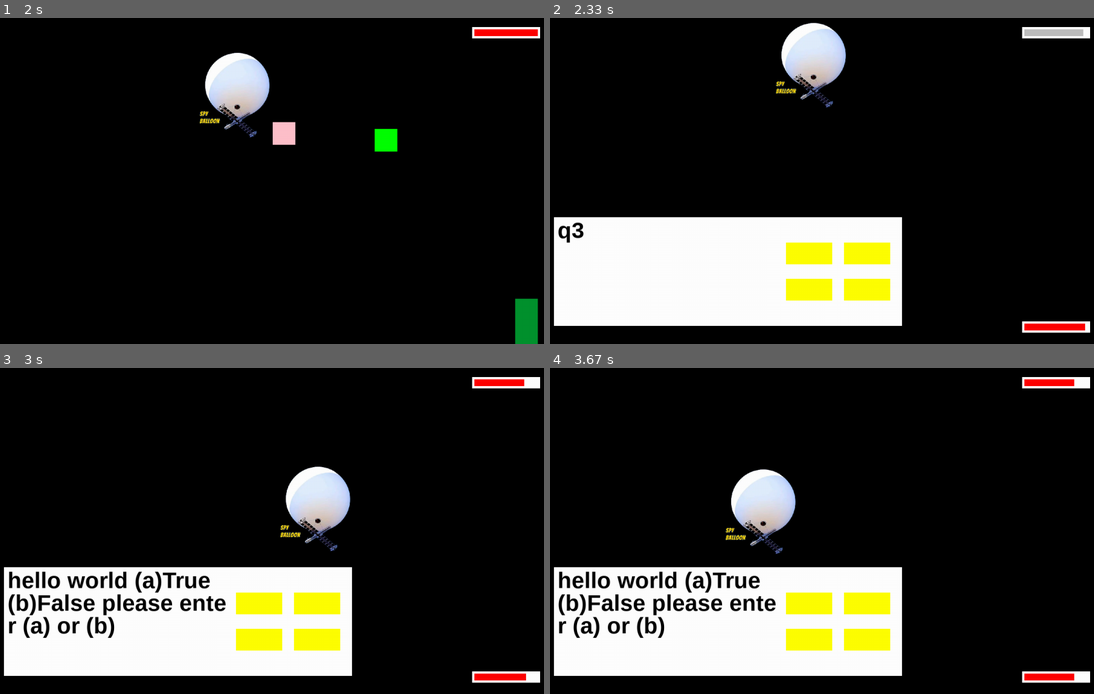
Above: before the commit, frames 1-4 (two rows, left to right).
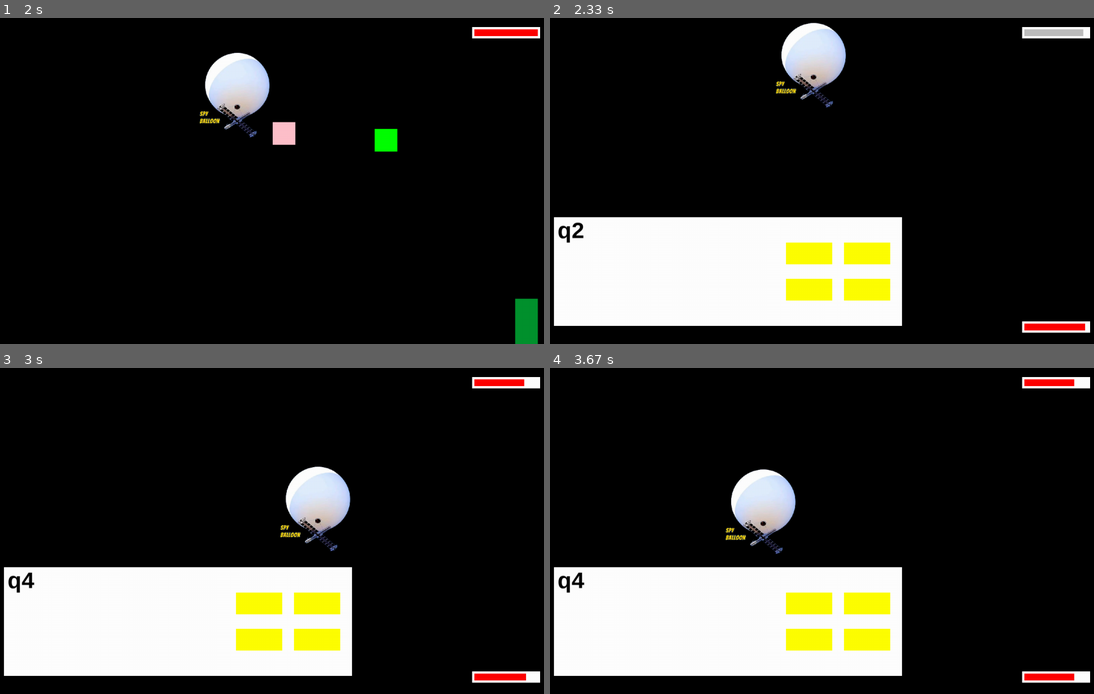
Above: after the commit, the same moments.

Repository: hsiang086/crc-static-exhibition
Game: pygame game, started from main/third_scene.py
Same seed, same stepped clock (60 frames per second), same inputs: the game is played once before the commit and once after it.
Inputs (mouse positions are in pixels of both pictures, inside the frame that each line leads up to):
- Up to frame 1 (2 s): click (261, 252) at 0.38 s; hold Right 0.67-1.13 s; move the mouse to (397, 226) at 0.7 s; hold Up 1.17-1.47 s; tap Space at 1.23, 1.57, 1.87 s; hold Right 1.5-1.97 s
- Up to frame 2 (2.33 s): click (865, 252) at 2.05 s
- Up to frame 3 (3 s): click (315, 602) at 2.38 s
- Up to frame 4 (3.67 s): press the mouse at (854, 498) at 3.6 s

Frame 1 is identical in both runs. In frame 2, less than 0.1% of the frame differs, in the area x 4-7%, y 63-68%; in frame 3, 2.4%, in the area x 1-42%, y 62-83%; in frame 4, 2.4%.

Commit message:
update third

Diff:
--- a/main/third_scene.py
+++ b/main/third_scene.py
@@ -29,7 +29,7 @@
     global bullet_bool
 
     global q
-
+    global q_list
 
 
     RES = WIDTH, HEIGHT = 1280, 720
@@ -61,7 +61,8 @@
     playerblooddecrease = PlayerBloodDecrease()
     bullet_count = BulletCount()
 
-    q = 0
+    q = random.randrange(4)
+    q_list = [i for i in range(len(questions['questions']))]
     question_scene.add(balloon, question_background, balloonblood, balloonblooddecrease, playerblood, playerblooddecrease, [AnswerButton(i, ans) for i, ans in enumerate(questions['answers'])])
 
     shooting_scene = pygame.sprite.Group()
@@ -402,35 +403,26 @@
         self.text = answer
         self.num = pos
 
-    def correct(self):
-        print('correct')
-        global shooting, q, balloon
-        while 1:
-            q_check = random.randint(0,4)
-            if q != q_check:
-                q = q_check
-                break
-
-
-        shooting = True
-        balloon.size = 'large'
-
-
-    def update(self):
+    def switch_q(self):
+        global q
+        q_list.remove(q)
+        q = random.choice(q_list)
+
+
+
+
+
+    def update(self):
+        global q_list, shooting, balloon, player_decrease_bool
         for event in events:
             if event.type == pygame.MOUSEBUTTONUP and self.rect.collidepoint(pygame.mouse.get_pos()):
                 if questions['answer'][0] == self.num:
-                    self.correct()
+                    shooting = True
+                    balloon.size = 'large'
+                    self.switch_q()
                 else:
-                    global player_decrease_bool
                     player_decrease_bool = True
-                    global q
-                    while 1:
-                        q_check = random.randint(0,4)
-                        if q != q_check:
-                            q = q_check
-                            break
-
+                    self.switch_q()
 class Question():
     def __init__(self, question_index: int, amount_per_line: int):
         question = questions['questions'][question_index]
